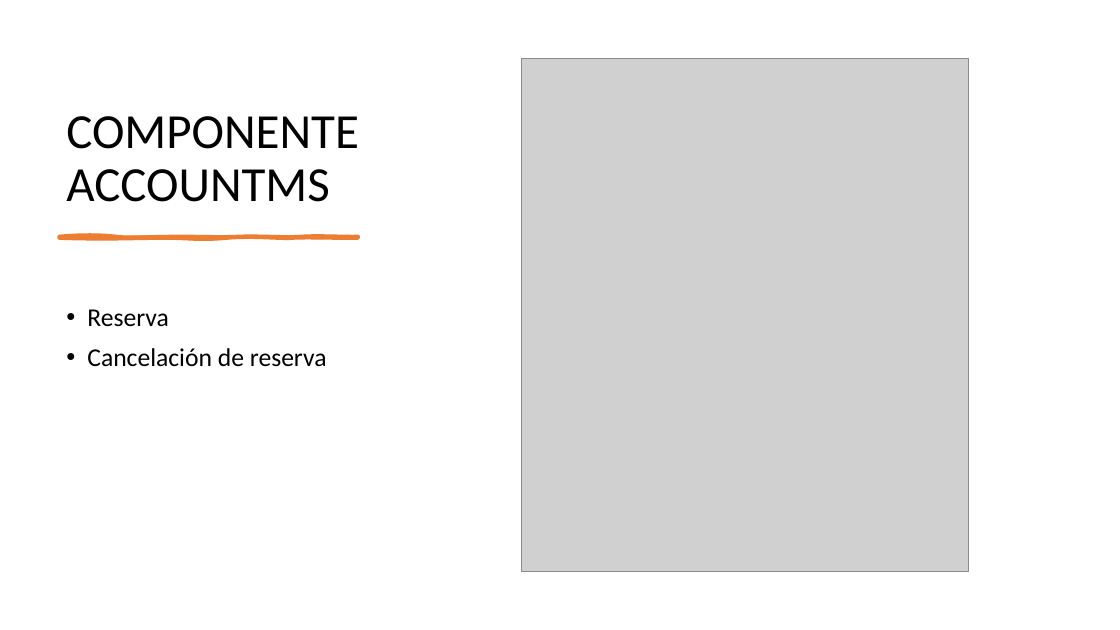
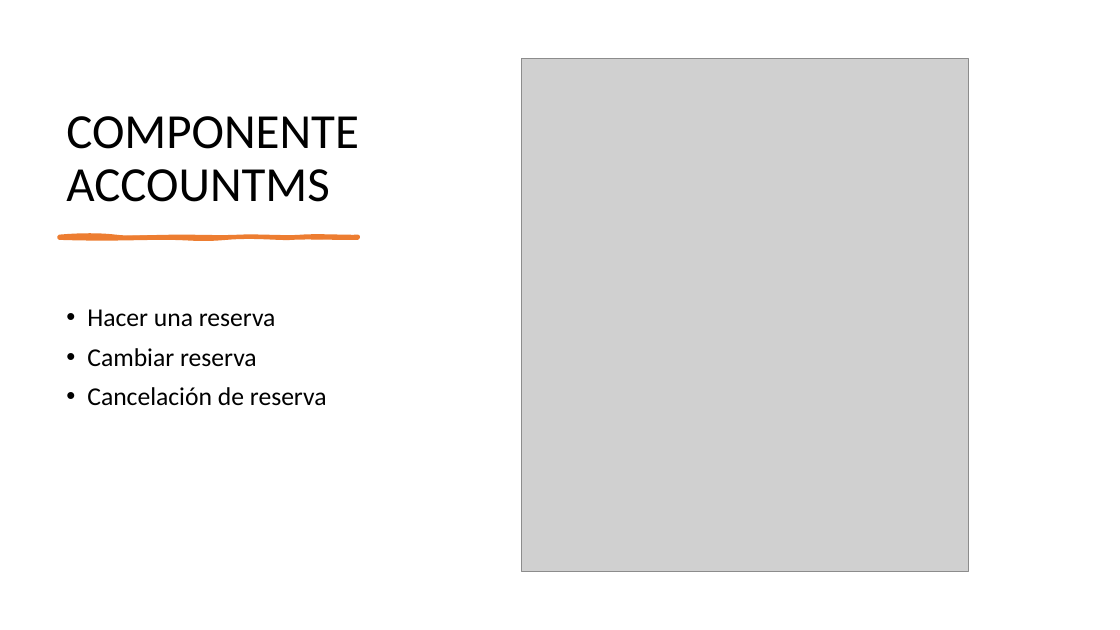
Before and after one commit to sagalarzal/4a-docs, a slide deck: slide 3 of ARQUITECTURA_SISTEMA.pptx. Drawn at 1120x630 pixels with LibreOffice and Linux fonts; fonts in the diff are those of the drawing; grey boxes stand for pictures. Boxes give left, top, right and bottom in pixels: in the first picture for what was removed or moved away, otherwise in the second. Text is boxed around its words. In the diff, an @@ line names an element or a change of style, - is before the commit and + after.

Commit message:
Cambio archivo Arquitectura

```diff
--- a/ARQUITECTURA_SISTEMA.pptx
+++ b/ARQUITECTURA_SISTEMA.pptx
@@ text at (87, 309, 276, 367): text changed @@
-• Reserva
+• Hacer una reserva
+• Cambiar reserva
```
